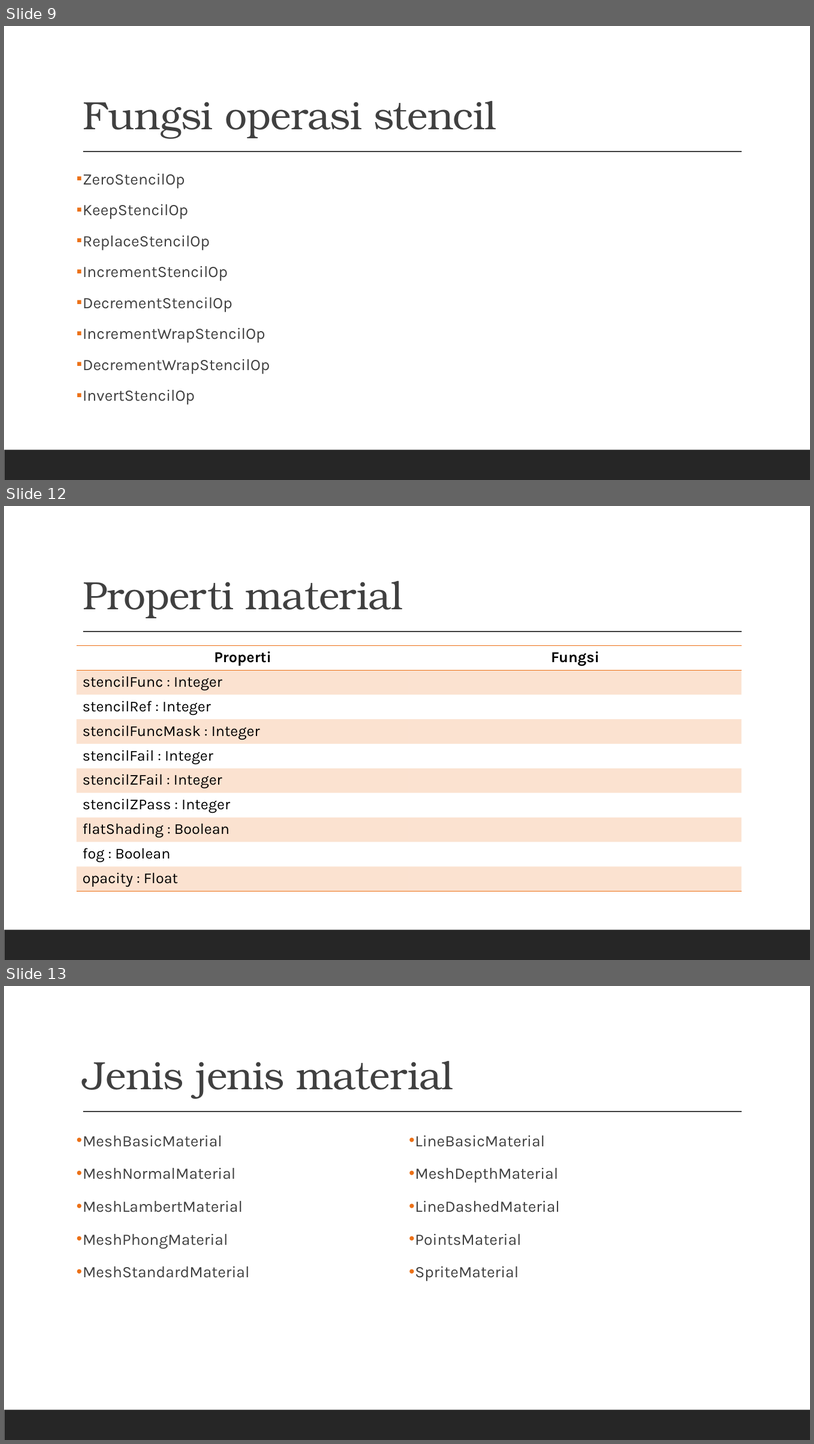
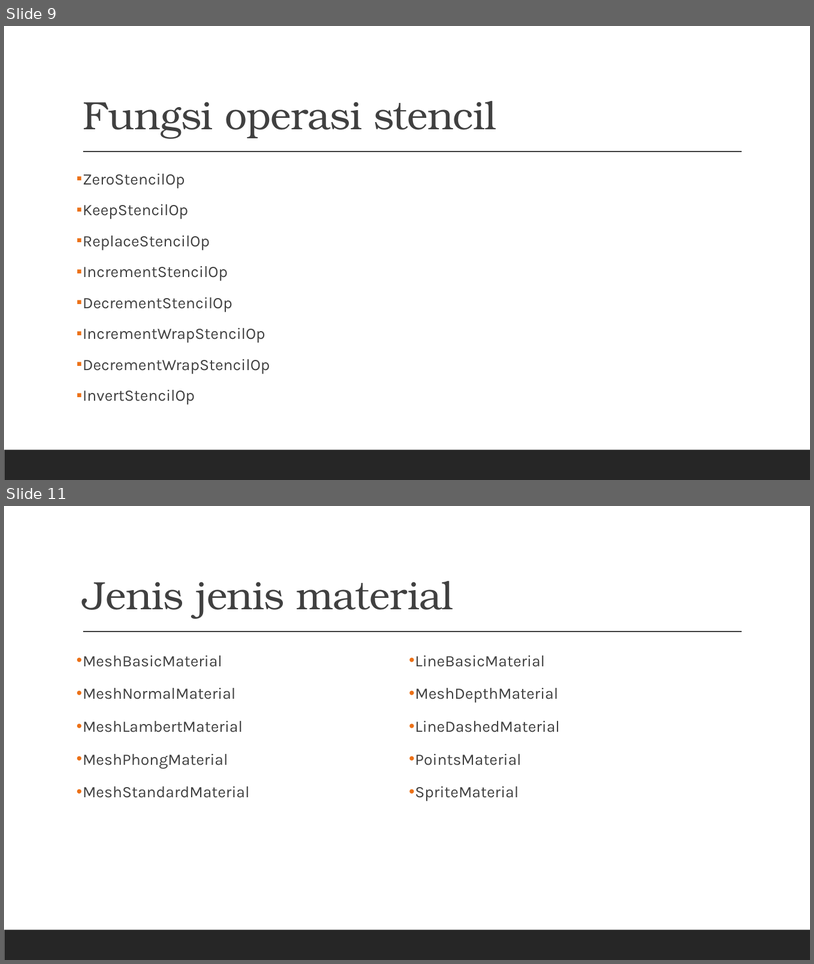
Before and after one commit to grafkom-2020/presentasi-threejs-grafkom-gang, a slide deck: documents/MATERIAL.pptx. Shown one above the other, each under a label of ours: slides 9, 12 and 13 before the commit, slides 9 and 11 after it; the slides between them are not shown. The pictures are 814x1444 and 814x964 pixels, drawn with LibreOffice and Linux fonts; fonts in the diff are those of the drawing. Boxes give left, top, right and bottom in pixels: in the first picture for what was removed or moved away, otherwise in the second. Text is boxed around its words. In the diff, an @@ line names an element or a change of style, - is before the commit and + after.

Commit message:
more material properties

```diff
--- a/documents/MATERIAL.pptx
+++ b/documents/MATERIAL.pptx
@@ slide 12 removed at (4, 506, 810, 960), background #FFFFFF; not listed: 2 template elements that a slide beside it also shows @@
@@ title removed at (83, 581, 403, 618) @@
-Properti material
@@ table removed at (77, 646, 742, 891), 10 rows, 2 columns @@
-Properti | Fungsi
-stencilFunc : Integer | 
-stencilRef : Integer | 
-stencilFuncMask : Integer | 
-stencilFail : Integer | 
-stencilZFail : Integer | 
-stencilZPass : Integer | 
-flatShading : Boolean | 
-fog : Boolean | 
-opacity : Float | 
@@ what was slide 13 is now slide 11 @@
```
Also in this commit, not shown: 1 slide changed, 1 other slide removed.
